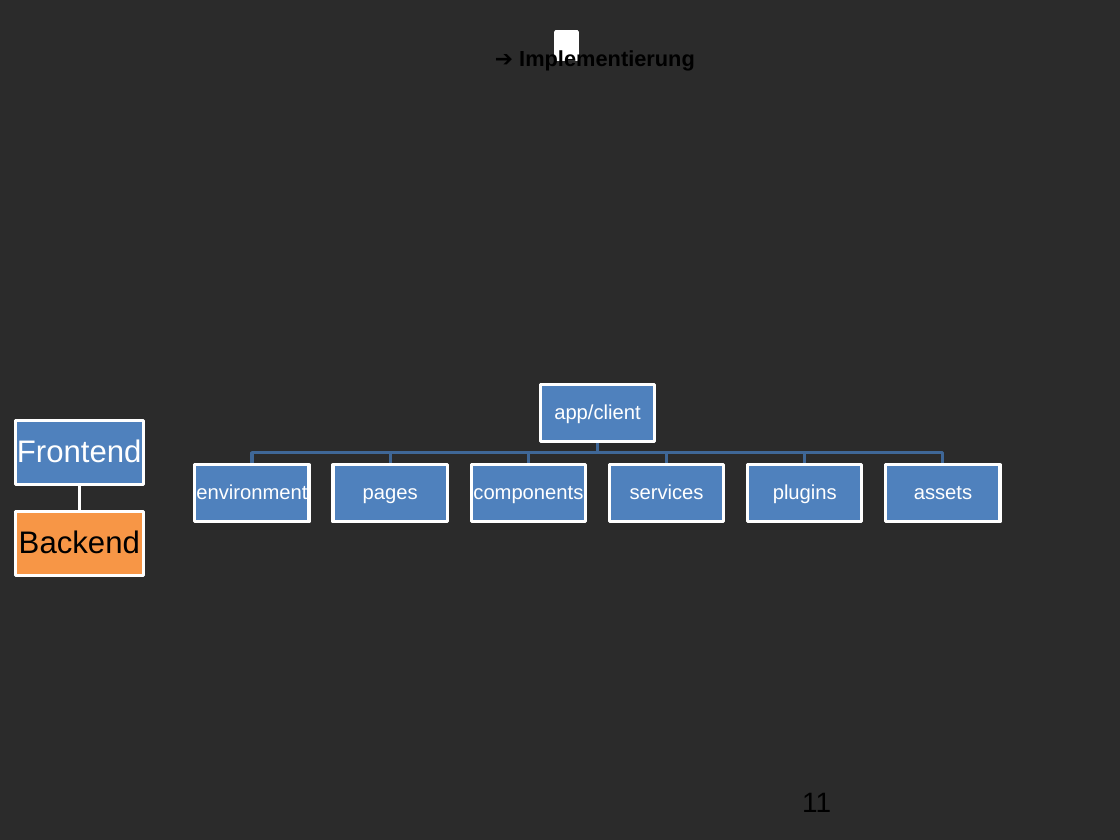
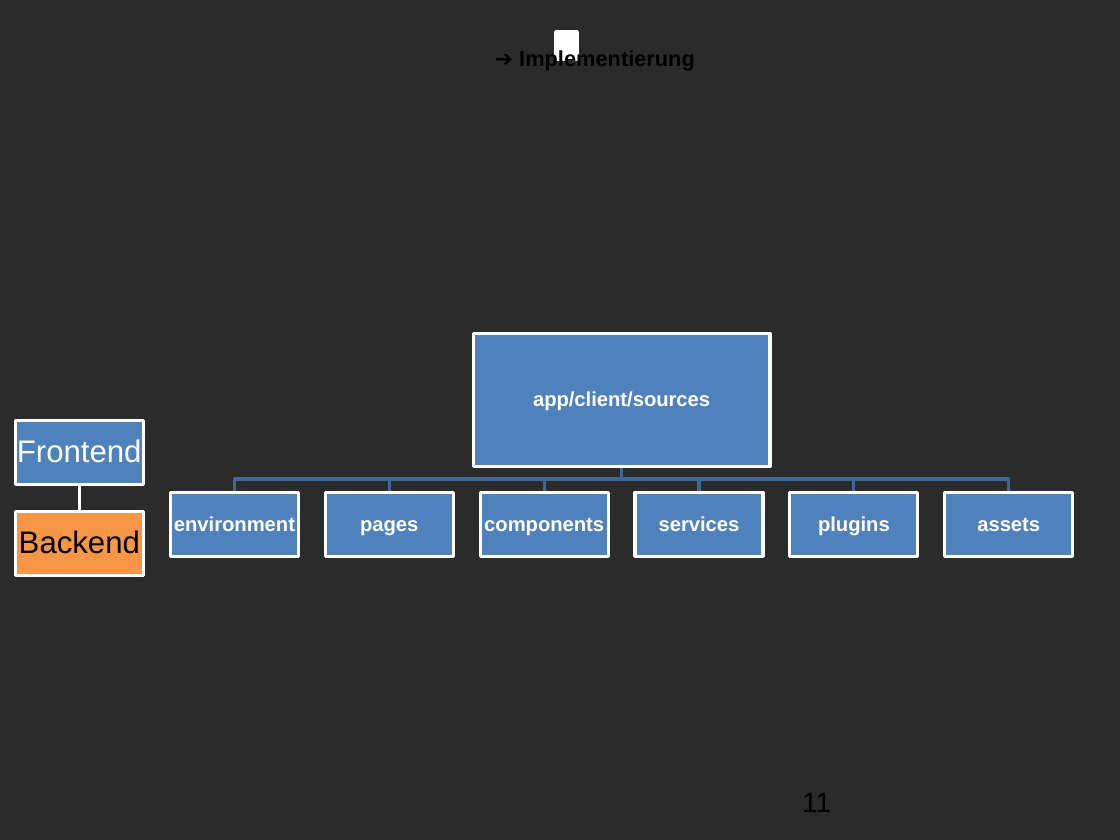
Before and after one commit to mariusbackes/htw-quiz, a slide deck: slide 11 of docs/HTW-Quiz (Abschlusspräsentation).pptx. Drawn at 1120x840 pixels with LibreOffice and Linux fonts; fonts in the diff are those of the drawing; background and template pictures are left out; a plain dark background stands for a picture behind light text. Boxes give left, top, right and bottom in pixels: in the first picture for what was removed or moved away, otherwise in the second. Text is boxed around its words. In the diff, an @@ line names an element or a change of style, - is before the commit and + after.

Commit message:
Korrektur an Präsentation

```diff
--- a/docs/HTW-Quiz (Abschlusspräsentation).pptx
+++ b/docs/HTW-Quiz (Abschlusspräsentation).pptx
@@ rectangle: place and size @@
-rectangle at (540,384,654,441)
+rectangle at (473,334,769,467)
@@ text at (533,391,710,410): text changed; bold on @@
-app/client
+app/client/sources
@@ freeform shape: place and size @@
-freeform shape at (252,441,597,465)
+freeform shape at (234,466,622,492)
@@ freeform shape: place and size @@
-freeform shape at (390,441,597,465)
+freeform shape at (390,466,622,492)
@@ freeform shape: place and size @@
-freeform shape at (529,441,598,465)
+freeform shape at (544,466,622,492)
@@ freeform shape: place and size @@
-freeform shape at (597,441,666,465)
+freeform shape at (622,466,699,492)
@@ freeform shape: place and size @@
-freeform shape at (597,441,804,465)
+freeform shape at (622,466,853,492)
@@ freeform shape: place and size @@
-freeform shape at (597,441,942,465)
+freeform shape at (622,466,1009,492)
@@ text "environment": place and size @@
-text "environment" at (196,484,307,499)
+text "environment" at (174,516,295,531)
@@ rectangle: place and size @@
-rectangle at (195,465,309,522)
+rectangle at (170,493,298,557)
@@ text "pages": place and size @@
-text "pages" at (363,488,418,503)
+text "pages" at (360,520,418,536)
@@ rectangle: place and size @@
-rectangle at (333,465,447,522)
+rectangle at (325,493,452,557)
@@ text "components": place and size @@
-text "components" at (473,486,583,503)
+text "components" at (484,518,604,535)
@@ rectangle: place and size @@
-rectangle at (472,465,586,522)
+rectangle at (480,493,608,557)
@@ text "services": place and size @@
-text "services" at (630,484,704,499)
+text "services" at (659,516,740,531)
@@ rectangle: place and size @@
-rectangle at (609,465,724,522)
+rectangle at (635,493,763,557)
@@ text "plugins": place and size @@
-text "plugins" at (773,484,837,503)
+text "plugins" at (818,516,890,536)
@@ rectangle: place and size @@
-rectangle at (748,465,862,522)
+rectangle at (790,493,917,557)
@@ bold on in 6 elements at (360,520,418,536), (484,518,604,535), (174,516,295,531), (659,516,740,531), (818,516,890,536), (977,518,1040,531) @@
@@ text "assets": place and size @@
-text "assets" at (914,486,972,499)
+text "assets" at (977,518,1040,531)
@@ rectangle: place and size @@
-rectangle at (886,465,1000,522)
+rectangle at (945,493,1073,557)
```
